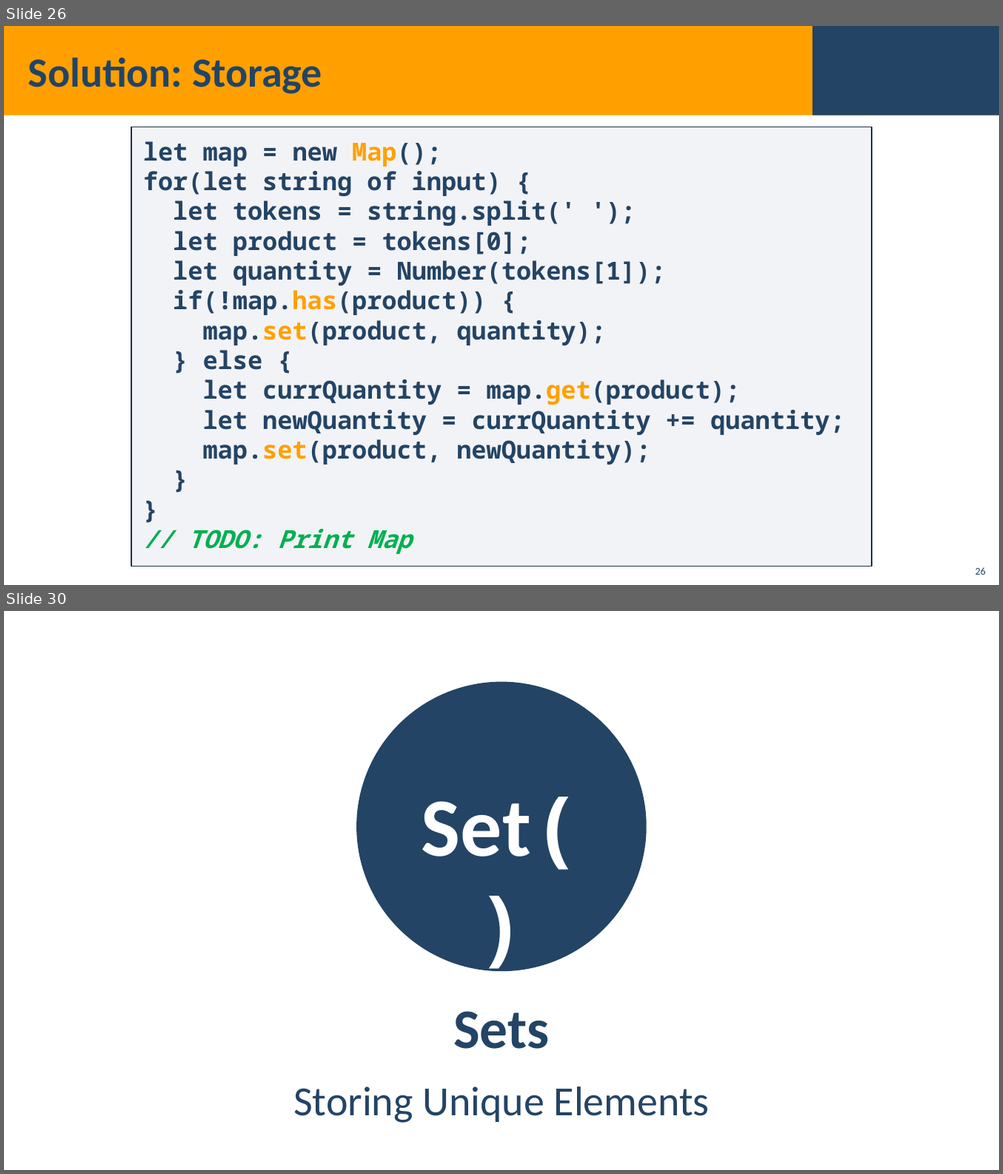
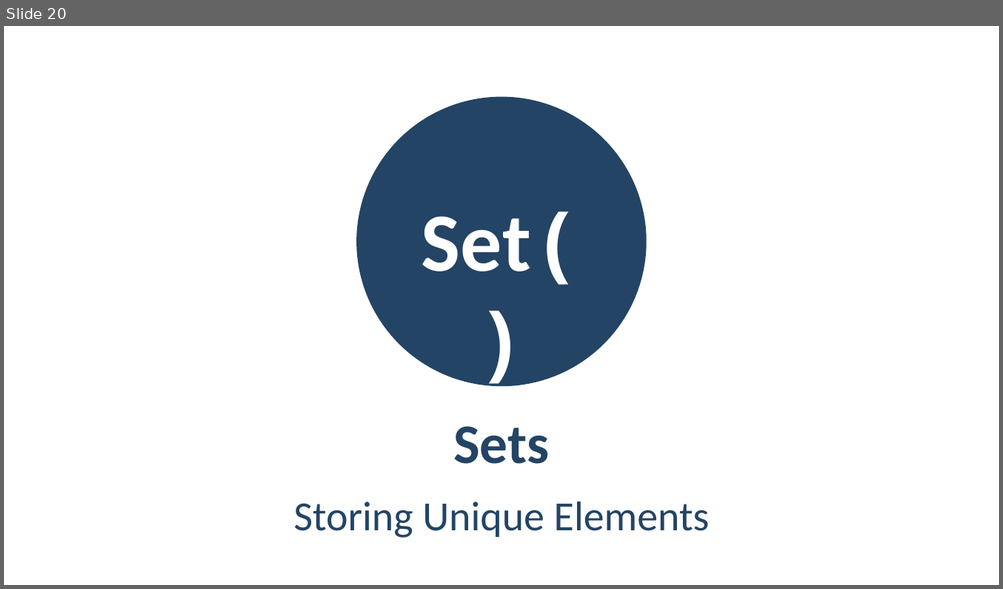
Before and after one commit to vvvenkov/softuni, a slide deck: 02programmingFundamentals/07associateArrays/08. JS-Fundamentals-Associative-Arrays.pptx. Shown one above the other, each under a label of ours: slides 26 and 30 before the commit, slide 20 after it; the slides between them are not shown. The pictures are 1003x1174 and 1003x589 pixels, drawn with LibreOffice and Linux fonts; fonts in the diff are those of the drawing; background and template pictures are left out. Boxes give left, top, right and bottom in pixels: in the first picture for what was removed or moved away, otherwise in the second. Text is boxed around its words. In the diff, an @@ line names an element or a change of style, - is before the commit and + after.

```diff
--- a/02programmingFundamentals/07associateArrays/08. JS-Fundamentals-Associative-Arrays.pptx
+++ b/02programmingFundamentals/07associateArrays/08. JS-Fundamentals-Associative-Arrays.pptx
@@ slide 26 removed at bbox=[4, 26, 999, 585], background picture (left out) @@
@@ rectangle removed at bbox=[4, 26, 999, 116] @@
@@ rectangle removed at bbox=[812, 26, 999, 116] @@
@@ title removed at bbox=[28, 57, 322, 94] @@
-Solution: Storage
@@ rectangle removed at bbox=[131, 127, 872, 567] @@
-let map = new Map();
-for(let string of input) {
-let tokens = string.split(' ');
-let product = tokens[0];
-let quantity = Number(tokens[1]);
-if(!map.has(product)) {
-map.set(product, quantity);
-} else {
-let currQuantity = map.get(product);
-let newQuantity = currQuantity += quantity;
-map.set(product, newQuantity);
-}
-}
-// TODO: Print Map
@@ page number removed at bbox=[975, 568, 985, 575] @@
-26
@@ what was slide 30 is now slide 20 @@
```
Also in this commit, not shown: 2 slides changed, 1 slide added, 10 other slides removed, 17 other files.
